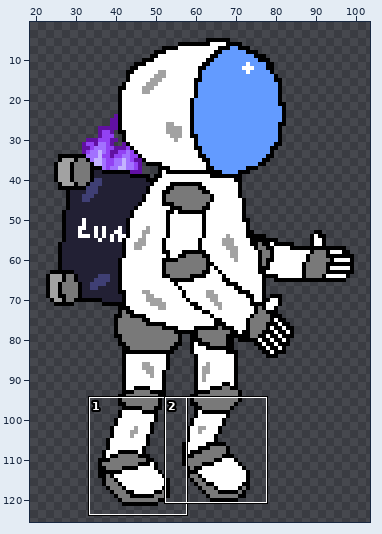
A sprite sheet gets an edit: assets/textures/astronaut/astronaut-tl.png. Above: a wide view before the commit, with the close-up outlined.
Close-up. As it was:
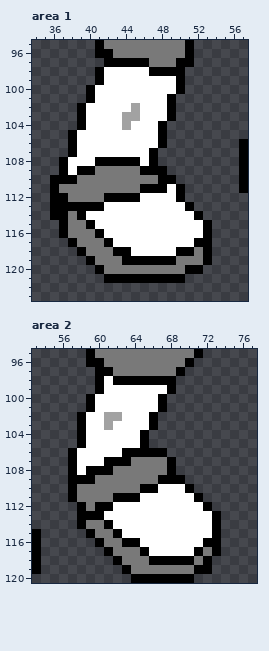
The file is 128x128 pixels. Shown: area 1: x 34..57, y 95..123; area 2: x 53..77, y 95..120. The wide view leaves out empty margins. The commit also changed other parts of the picture, which this record leaves out.
The result:
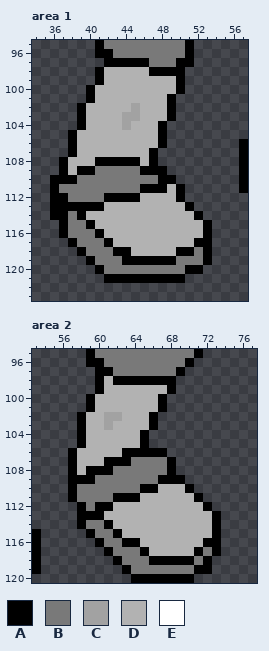
Palette (. is transparent): A #000000  B #797979  C #a2a2a2  D #b2b2b2  E #ffffff
The edit:
--- area 1
@@ x 34..57 @@
  97 ........AAAAABBBAA......
- 98 .......AEEEEEAAAA.......
- 99 .......AEEEEEEEEA.......
-100 ......AEEEEEEEEEA.......
-101 ......AEEEEEEEEA........
-102 .....AEEEEECEEEA........
-103 .....AEEEECCEEEA........
-104 .....AEEEECEEEA.........
-105 ....AEEEEEEEEEA.........
-106 ....AEEEEEEEEEA........A
-107 ....AEEEEEEEEA.........A
-108 ...AEEEAAAAAEA.........A
-109 ...AEAABBBBBAAA........A
+ 98 .......ADDDDDAAAA.......
+ 99 .......ADDDDDDDDA.......
+100 ......ADDDDDDDDDA.......
+101 ......ADDDDDDDDA........
+102 .....ADDDDDCDDDA........
+103 .....ADDDDCCDDDA........
+104 .....ADDDDCDDDA.........
+105 ....ADDDDDDDDDA.........
+106 ....ADDDDDDDDDA........A
+107 ....ADDDDDDDDA.........A
+108 ...ADDDAAAAADA.........A
+109 ...ADAABBBBBAAA........A
 110 ..AAABBBBBBBBBAA.......A
-111 ..ABBBBBBBBBAAAEA......A
-112 ..AABBBBAAAAEEEEA.......
-113 ..AAAAAAEEEEEEEEEA......
-114 ..AABAEEEEEEEEEEEEA.....
-115 ...ABBAEEEEEEEEEEEEA....
-116 ...ABBBAEEEEEEEEEEEA....
-117 ....ABBBAEEEEEEEEEAA....
-118 .....ABBBAAEEEEEAABA....
+111 ..ABBBBBBBBBAAADA......A
+112 ..AABBBBAAAADDDDA.......
+113 ..AAAAAADDDDDDDDDA......
+114 ..AABADDDDDDDDDDDDA.....
+115 ...ABBADDDDDDDDDDDDA....
+116 ...ABBBADDDDDDDDDDDA....
+117 ....ABBBADDDDDDDDDAA....
+118 .....ABBBAADDDDDAABA....
 119 ......ABBBAAAAAABBBA....
--- area 2
@@ x 53..77 @@
  97 .......AABBBBBBBA........
- 98 .......AEAAAAAAA.........
- 99 .......AEEEEEEEA.........
-100 ......AEEEEEEEA..........
-101 ......AEEEEEEEA..........
-102 .....AEECCEEEA...........
-103 .....AEECEEEEA...........
-104 .....AEEEEEEA............
-105 .....AEEEEEEA............
-106 ....AEEEEEAAAAA..........
-107 ....AEEEAAABBBBA.........
-108 ....AEAAABBBBBBA.........
+ 98 .......ADAAAAAAA.........
+ 99 .......ADDDDDDDA.........
+100 ......ADDDDDDDA..........
+101 ......ADDDDDDDA..........
+102 .....ADDCCDDDA...........
+103 .....ADDCDDDDA...........
+104 .....ADDDDDDA............
+105 .....ADDDDDDA............
+106 ....ADDDDDAAAAA..........
+107 ....ADDDAAABBBBA.........
+108 ....ADAAABBBBBBA.........
 109 ....AAABBBBBBBAAA........
-110 ....ABBBBBBBAAEEEA.......
-111 ....ABBBBAAAEEEEEEA......
-112 .....ABAAEEEEEEEEEEA.....
-113 .....AAAEEEEEEEEEEEEA....
-114 .....ABBAEEEEEEEEEEEA....
-115 A.....ABBAEEEEEEEEEEA....
-116 A......ABBAAEEEEEEEAA....
-117 A.......ABBBAEEEEEABA....
+110 ....ABBBBBBBAADDDA.......
+111 ....ABBBBAAADDDDDDA......
+112 .....ABAADDDDDDDDDDA.....
+113 .....AAADDDDDDDDDDDDA....
+114 .....ABBADDDDDDDDDDDA....
+115 A.....ABBADDDDDDDDDDA....
+116 A......ABBAADDDDDDDAA....
+117 A.......ABBBADDDDDABA....
 118 A........ABBBAAAAABA.....
Where, in picture pixels (left, top, right, bottom), the same in both close-ups:
changed: (68, 67, 203, 256)
changed: (77, 376, 212, 556)
